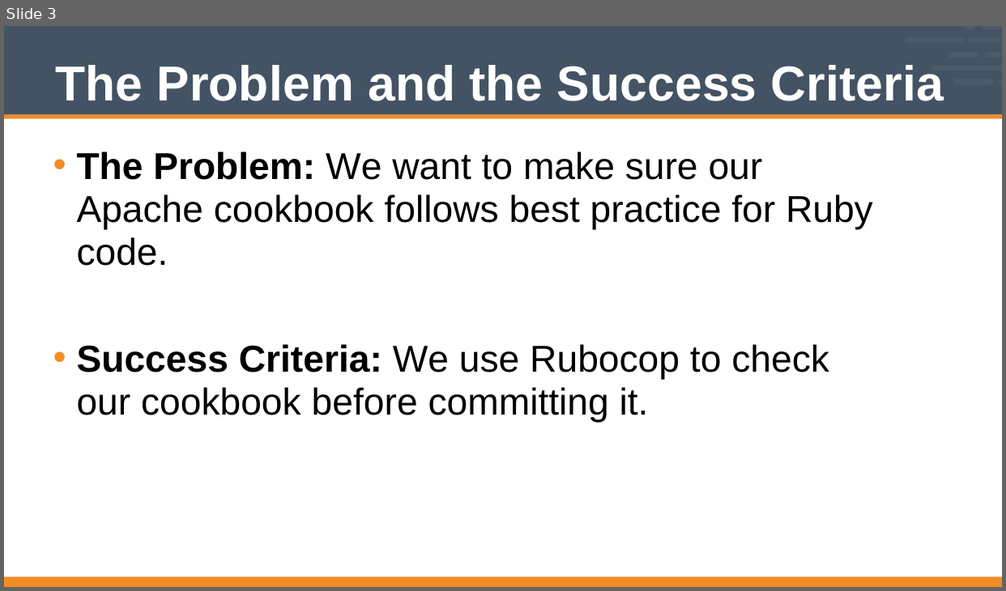
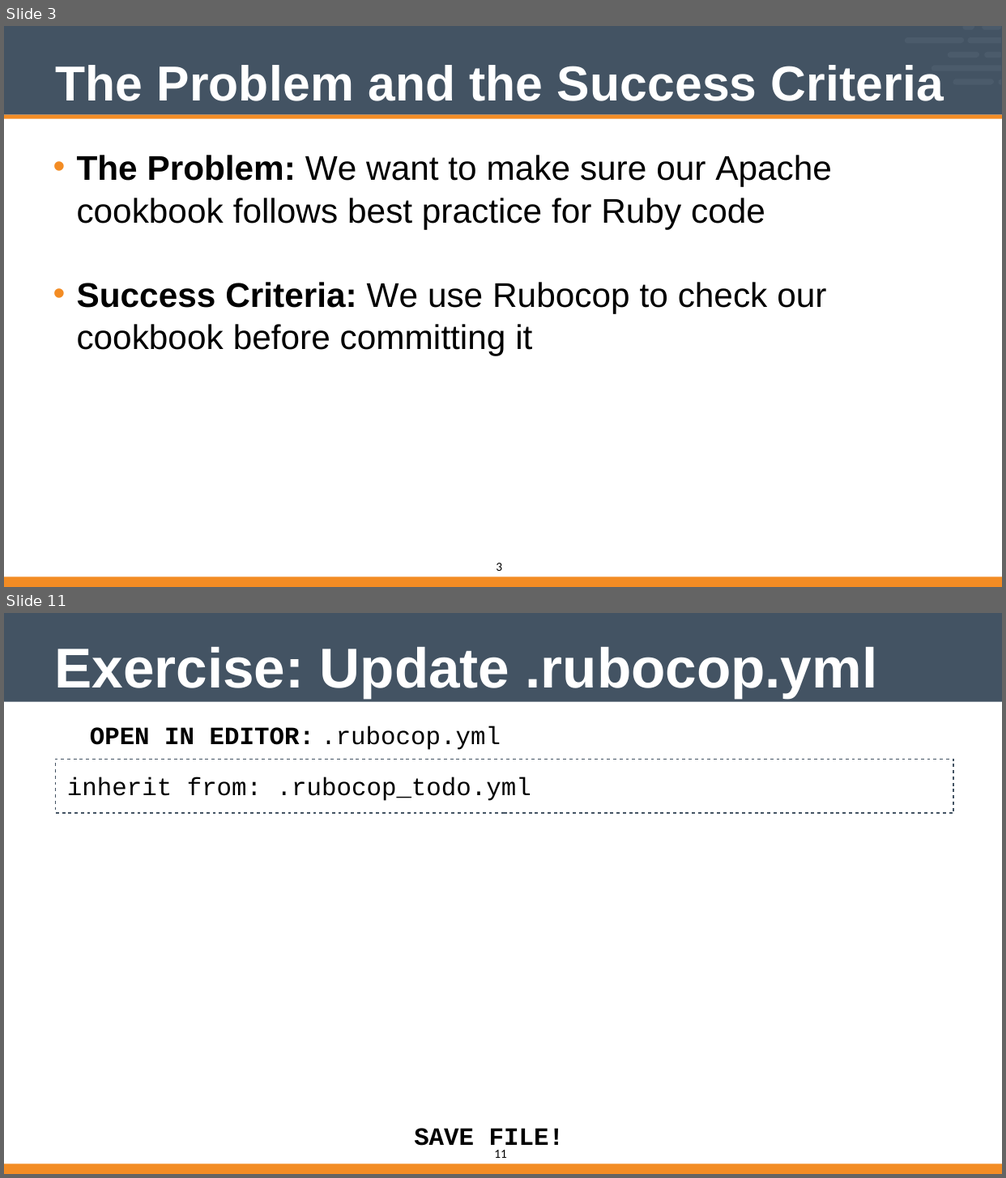
Before and after one commit to vinyar/chef-intermediate, a slide deck: Modules/11-Chef_Intermediate.pptx. Shown one above the other, each under a label of ours: slide 3 before the commit, slides 3 and 11 after it; the slides between them are not shown. The pictures are 1006x591 and 1006x1178 pixels, drawn with LibreOffice and Linux fonts; fonts in the diff are those of the drawing; background and template pictures are left out. Boxes give left, top, right and bottom in pixels: in the first picture for what was removed or moved away, otherwise in the second. Text is boxed around its words. In the diff, an @@ line names an element or a change of style, - is before the commit and + after.

```diff
--- a/Modules/11-Chef_Intermediate.pptx
+++ b/Modules/11-Chef_Intermediate.pptx
@@ slide 11 added at <box>4,613,1002,1174</box>, background #FFFFFF; not listed: 1 template element that a slide beside it also shows @@
@@ title added at <box>55,646,878,698</box>, 72 pt, text #FFFFFF, bold @@
+Exercise: Update .rubocop.yml
@@ text added at <box>90,727,314,745</box>, 32 pt, text #000000, bold @@
+OPEN IN EDITOR:
@@ text added at <box>321,726,501,750</box>, 32 pt, text #000000 @@
+.rubocop.yml
@@ rectangle added at <box>56,759,953,813</box>, fill #FFFFFF, outline #435363 2 pt, 32 pt, text #000000 @@
+inherit from: .rubocop_todo.yml
@@ text added at <box>414,1128,564,1152</box>, 32 pt, text #000000, bold @@
+SAVE FILE!
@@ freeform shape added at <box>4,1164,1002,1174</box>, fill #F38C24 @@
@@ page number added at <box>494,1150,507,1158</box>, 16 pt, text #000000 @@
+11
@@ slide 3 changed as well @@
@@ text at <box>77,155,832,356</box>: text changed; size 48 to 44 pt @@
-• The Problem: We want to make sure our Apache cookbook follows best practice for Ruby code.
-• Success Criteria: We use Rubocop to check our cookbook before committing it.
+• The Problem: We want to make sure our Apache cookbook follows best practice for Ruby code
+• Success Criteria: We use Rubocop to check our cookbook before committing it
@@ page number added at <box>496,563,502,571</box>, 16 pt, text #000000 @@
+3
```
Also in this commit, not shown: 1 other slide changed, 19 other slides added, 10 slides removed.
